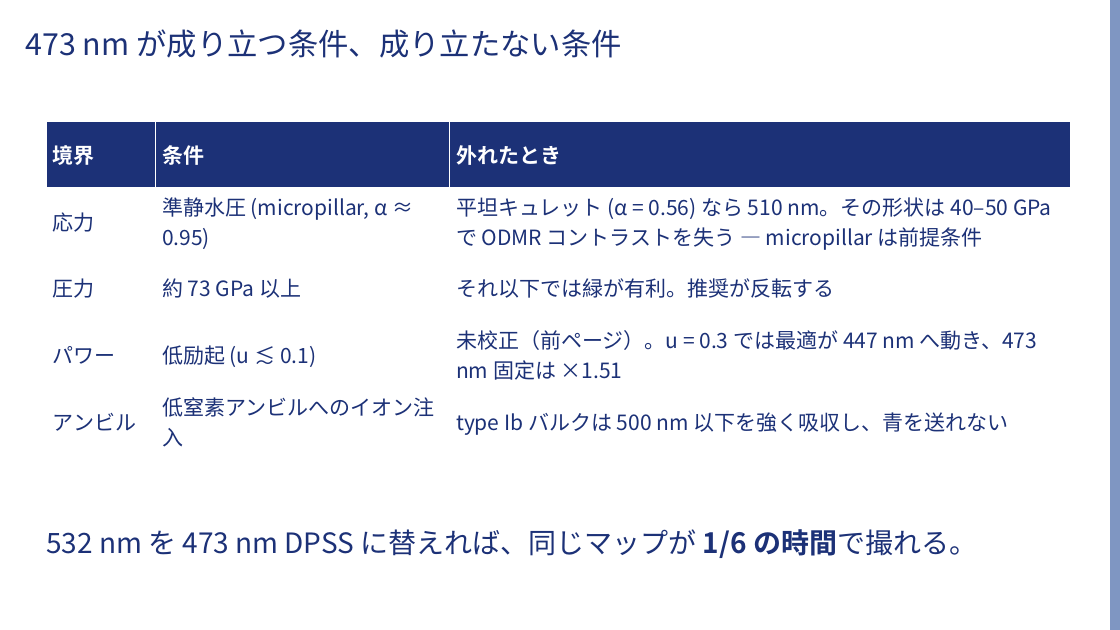
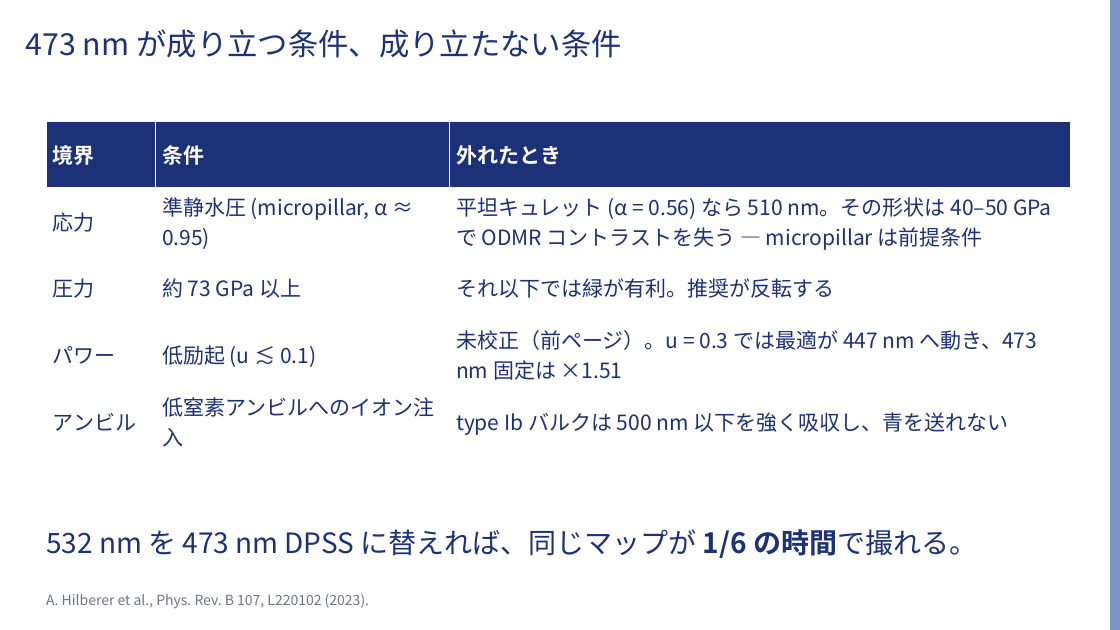
Before and after one commit to Risei412/ultra-high-pressure-ODMR, a slide deck: slide 9 of slides/odmr_473nm_talk.pptx. Drawn at 1120x630 pixels with LibreOffice and Linux fonts; fonts in the diff are those of the drawing; background and template pictures are left out. Boxes give left, top, right and bottom in pixels: in the first picture for what was removed or moved away, otherwise in the second. Text is boxed around its words. In the diff, an @@ line names an element or a change of style, - is before the commit and + after.

```diff
--- a/slides/odmr_473nm_talk.pptx
+++ b/slides/odmr_473nm_talk.pptx
@@ text added at (x1=46, y1=594, x2=369, y2=608), 12 pt, text #6E7488 @@
+A. Hilberer et al., Phys. Rev. B 107, L220102 (2023).
```
Also in this commit, not shown: 1 other slide changed, 1 other file.
